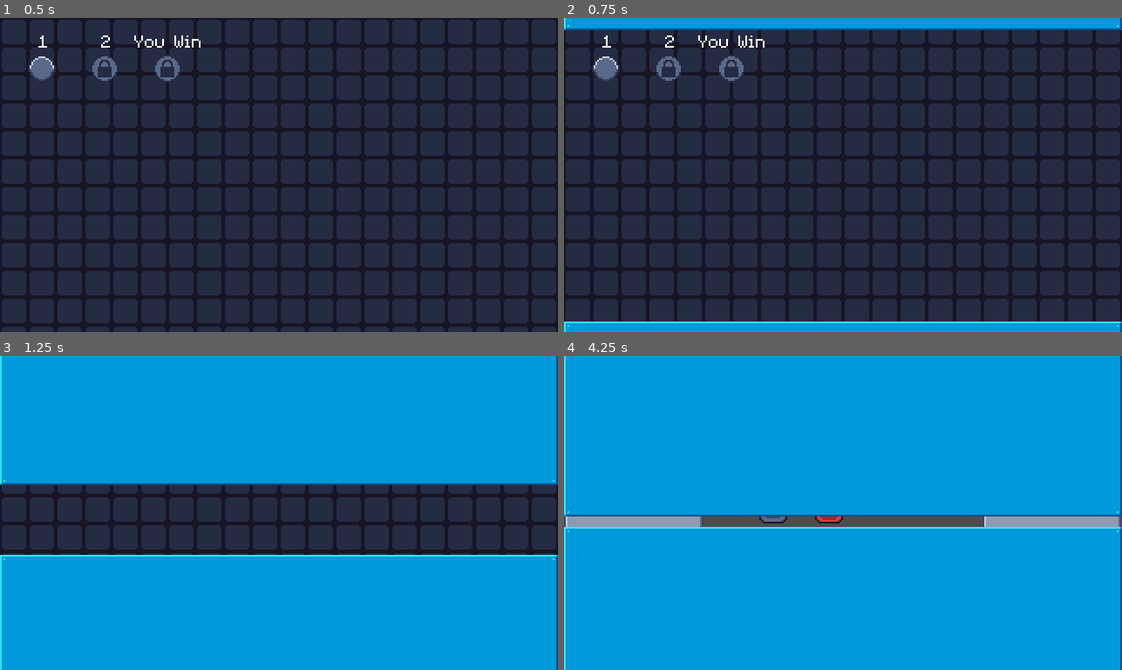
Above: before the commit, frames 1-4 (two rows, left to right).
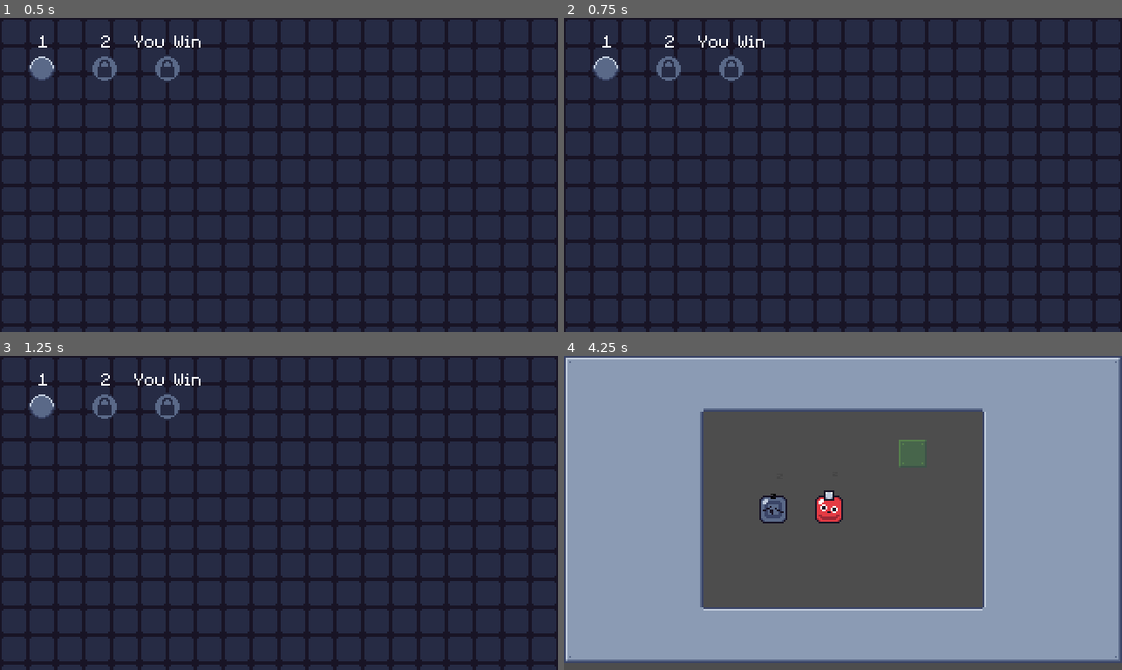
Above: after the commit, the same moments.

Repository: ARKANYOTA/globs
Game: Godot game, scene res://scenes/level_select.tscn
The game is run twice, just before and just after one commit, with the same random seed, the same clock (stepped at 60 frames per second) and the same inputs.
Inputs (mouse positions are in pixels of both pictures, inside the frame that each line leads up to):
- Up to frame 1 (0.5 s): no input
- Up to frame 2 (0.75 s): click (608, 68) at 0.52 s
- Up to frame 3 (1.25 s): no input
- Up to frame 4 (4.25 s): tap Enter (ui_accept) at 1.25, 1.52, 2.27, 3.77 s; move the mouse to (965, 497) at 1.27 s; press the mouse at (965, 497) at 1.28 s; hold Right (ui_right) 1.28-2.78 s; move the mouse to (742, 509) at 2.02 s; release the mouse at (742, 509) at 2.03 s; tap V (removeme2_nolan_usge_to_change_scene) at 2.1, 3.6 s; move the mouse to (831, 509) at 2.77 s; press the mouse at (831, 509) at 2.78 s; hold Left (ui_left) 2.78-3.53 s; move the mouse to (831, 494) at 3.52 s; release the mouse at (831, 494) at 3.53 s; hold Right (ui_right) from 3.53 s (still down)

Frame 1 is identical in both runs. In frame 2, 7.2% of the frame differs, in the area x 0-100%, y 0-100%; in frame 3, 78%; in frame 4, 97%.

Commit message:
add lightning mechanic

Diff:
--- a/scenes/bloc_skin/fromage/mouse_block.tscn
+++ b/scenes/bloc_skin/fromage/mouse_block.tscn
@@ -3,13 +3,12 @@
 [ext_resource type="PackedScene" uid="uid://bxmyi1g5jjvs3" path="res://scenes/block.tscn" id="1_xdr48"]
 [ext_resource type="Texture2D" uid="uid://baupic3tgrmb3" path="res://assets/images/spritesheet/fromage_sprite_sheet.png" id="2_t4ipm"]
 
-[sub_resource type="RectangleShape2D" id="RectangleShape2D_tjx18"]
+[sub_resource type="RectangleShape2D" id="RectangleShape2D_02ocf"]
 size = Vector2(16, 16)
 
 [node name="Block2" instance=ExtResource("1_xdr48")]
-is_target = true
 
-[node name="NinePatch" parent="." index="0"]
+[node name="NinePatch" parent="." index="1"]
 texture = ExtResource("2_t4ipm")
 region_rect = Rect2(16, 32, 16, 16)
 patch_margin_top = 6
@@ -17,5 +16,5 @@
 axis_stretch_horizontal = 0
 axis_stretch_vertical = 2
 
-[node name="CollisionShape" parent="." index="1"]
-shape = SubResource("RectangleShape2D_tjx18")
+[node name="CollisionShape" parent="." index="2"]
+shape = SubResource("RectangleShape2D_02ocf")
--- a/scenes/block.tscn
+++ b/scenes/block.tscn
@@ -1,6 +1,7 @@
-[gd_scene load_steps=50 format=3 uid="uid://bxmyi1g5jjvs3"]
+[gd_scene load_steps=51 format=3 uid="uid://bxmyi1g5jjvs3"]
 
 [ext_resource type="Script" path="res://scripts/block.gd" id="1_eflyf"]
+[ext_resource type="PackedScene" uid="uid://cf0mams6nnmhx" path="res://scenes/block_occluder.tscn" id="2_doa3v"]
 [ext_resource type="PackedScene" uid="uid://catrwka02j1g0" path="res://scenes/click_area.tscn" id="3_h0fp2"]
 [ext_resource type="Texture2D" uid="uid://7nk8tmq0rg35" path="res://assets/images/face_animation/scared.png" id="3_pr5jj"]
 [ext_resource type="Texture2D" uid="uid://cym2u0ca0y3ve" path="res://assets/images/face_animation/fat.png" id="4_3fhqr"]
@@ -10,10 +11,11 @@
 [ext_resource type="Texture2D" uid="uid://betdqfksaytu1" path="res://assets/images/face_animation/sleeping.png" id="8_mafe0"]
 [ext_resource type="Texture2D" uid="uid://d1sgc6ft8ejni" path="res://assets/images/particle/z.png" id="9_ortey"]
 
-[sub_resource type="OccluderPolygon2D" id="OccluderPolygon2D_hqmy1"]
+[sub_resource type="OccluderPolygon2D" id="OccluderPolygon2D_nbgqd"]
+resource_local_to_scene = true
 polygon = PackedVector2Array(-8, -8, 8, -8, 8, 8, -8, 8)
 
-[sub_resource type="RectangleShape2D" id="RectangleShape2D_q0esk"]
+[sub_resource type="RectangleShape2D" id="RectangleShape2D_2pktd"]
 size = Vector2(16, 16)
 
 [sub_resource type="AtlasTexture" id="AtlasTexture_s8rpv"]
@@ -313,9 +315,8 @@
 is_gravity_enabled = false
 scale_max_speed = 2.0
 
-[node name="LightOccluder2D" type="LightOccluder2D" parent="."]
-modulate = Color(1, 1, 1, 0)
-occluder = SubResource("OccluderPolygon2D_hqmy1")
+[node name="BlockOccluder" parent="." instance=ExtResource("2_doa3v")]
+occluder = SubResource("OccluderPolygon2D_nbgqd")
 
 [node name="NinePatch" type="NinePatchRect" parent="."]
 anchors_preset = 8
--- /dev/null
+++ b/scenes/block_occluder.tscn
@@ -0,0 +1,9 @@
+[gd_scene load_steps=2 format=3 uid="uid://cf0mams6nnmhx"]
+
+[sub_resource type="OccluderPolygon2D" id="OccluderPolygon2D_6qewy"]
+polygon = PackedVector2Array(-80, -8, 80, -8, 80, 8, -80, 8)
+
+[node name="BlockOccluder" type="LightOccluder2D"]
+modulate = Color(1, 1, 1, 0)
+occluder = SubResource("OccluderPolygon2D_6qewy")
+sdf_collision = false
--- a/scenes/levels/level_10.tscn
+++ b/scenes/levels/level_10.tscn
@@ -170,15 +170,15 @@
 
 [node name="PointLight2D" type="PointLight2D" parent="."]
 texture_filter = 1
-position = Vector2(160, 64)
-scale = Vector2(-5.57698, 6.45376)
-energy = 0.2
+position = Vector2(160, 0)
+scale = Vector2(-5.9774, 4.5255)
+energy = 0.4
 shadow_enabled = true
 texture = ExtResource("1_vn4tt")
+offset = Vector2(0, 20)
 texture_scale = 0.2
 
 [node name="CanvasModulate" type="CanvasModulate" parent="."]
-visible = false
 color = Color(0.700314, 0.752182, 0.889905, 1)
 
 [node name="TileMapLayer2" type="TileMapLayer" parent="."]
--- /dev/null
+++ b/scenes/levels/new_rectangle_shape_2d.tres
@@ -0,0 +1,4 @@
+[gd_resource type="RectangleShape2D" format=3 uid="uid://d2ysfa08ssaa0"]
+
+[resource]
+size = Vector2(16, 16)
--- a/scenes/scene_transition.tscn
+++ b/scenes/scene_transition.tscn
@@ -64,6 +64,7 @@
 }
 
 [node name="SceneTransition" type="CanvasLayer"]
+visible = false
 
 [node name="AnimationPlayer" type="AnimationPlayer" parent="."]
 libraries = {
--- a/scripts/block.gd
+++ b/scripts/block.gd
@@ -99,7 +99,7 @@
 	var click_area_collision_shape = $ClickArea/ClickAreaCollisionShape
 	var unclick_area_collision_shape = $UnClickArea/ClickAreaCollisionShape
 	var shape = collision_shape.shape
-	var light_occ : LightOccluder2D = $LightOccluder2D
+	var light_occ : LightOccluder2D = $BlockOccluder
 
 	if shape is not RectangleShape2D:
 		print("$CollisionShape.shape is not a RectangleShape2D")
Not shown: 2 places in scenes/bloc_skin/fromage/fromage_block.tscn that only renumber resources
Not shown: 1 places in scenes/block.tscn that only renumber resources
Not shown: 1 places in scenes/level_select.tscn that only renumber resources
